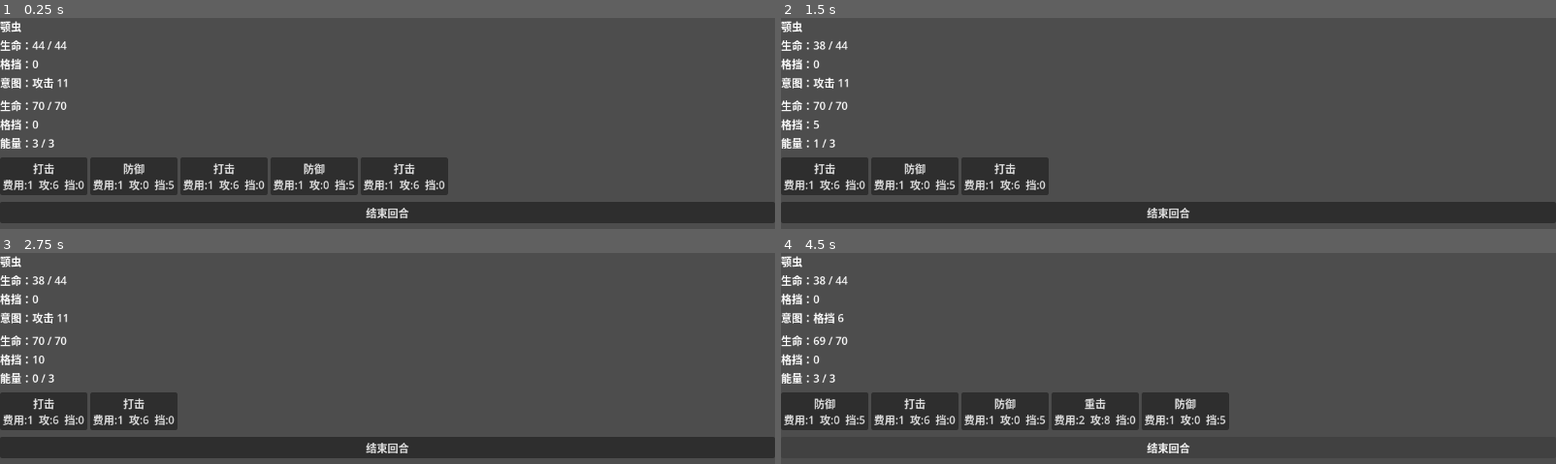
Above: before the commit, frames 1-4 (two rows, left to right).
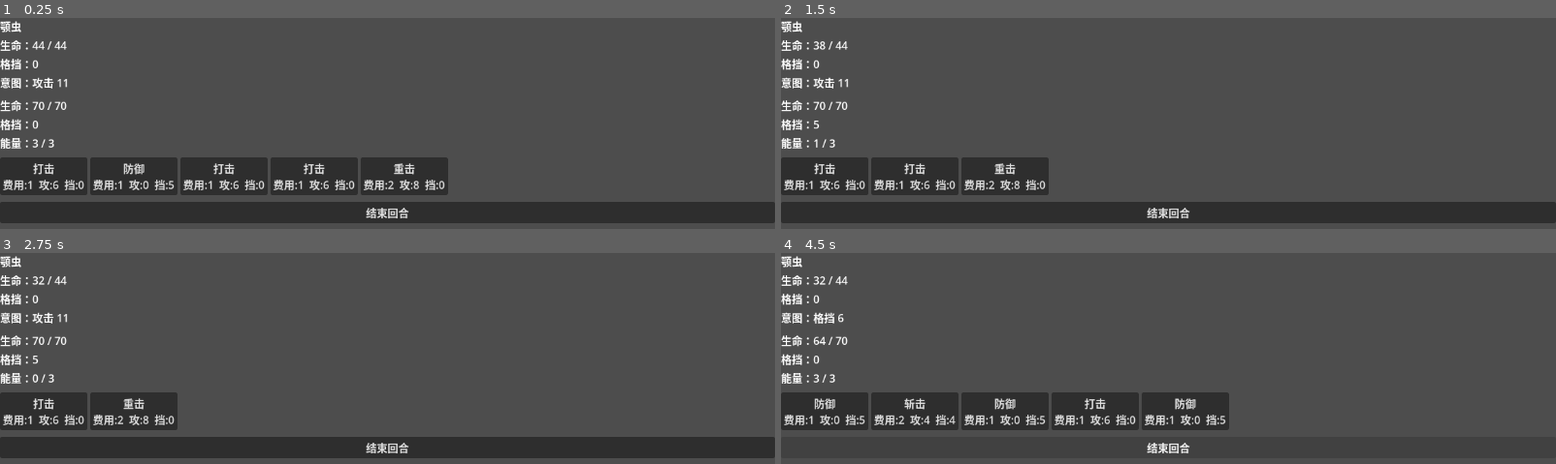
Above: after the commit, the same moments.

Repository: archer47-qingmei/AIGameTest2
Game: Godot game, scene res://combat/CombatScreen.tscn
Same seed, same stepped clock (60 frames per second), same inputs: the game is played once before the commit and once after it.
Inputs (mouse positions are in pixels of both pictures, inside the frame that each line leads up to):
- Up to frame 1 (0.25 s): no input
- Up to frame 2 (1.5 s): click "打击 费用:1 攻:6 挡:0" at 0.5 s; click "防御 费用:1 攻:0 挡:5" at 1.25 s
- Up to frame 3 (2.75 s): click (131, 411) at 2 s, where only the run before the commit has a clickable "防御 费用:1 攻:0 挡:5"
- Up to frame 4 (4.5 s): click "打击 费用:1 攻:6 挡:0" at 2.75 s; click (912, 411) at 3.5 s, where only the run after the commit has a clickable "重击 费用:2 攻:8 挡:0"; click "结束回合" at 4.25 s

The runs differ from the first frame. In frame 1, 0.2% of the frame differs, in the area x 39-55%, y 68-82%; in frame 2, 0.2%; in frame 3, 0.1%; in frame 4, 0.2%, in the area x 4-43%, y 11-82%.

Commit message:
feat: add slash card with dual damage+block effects

Diff:
--- a/CombatEngine.gd
+++ b/CombatEngine.gd
@@ -31,11 +31,13 @@
 	var strike: CardData = preload("res://data/cards/strike.tres")
 	var defend: CardData = preload("res://data/cards/defend.tres")
 	var bash: CardData = preload("res://data/cards/bash.tres")
+	var slash: CardData = preload("res://data/cards/slash.tres")
 	for i in 4:
 		_draw_pile.append(strike.duplicate())
 	for i in 4:
 		_draw_pile.append(defend.duplicate())
 	_draw_pile.append(bash.duplicate())
+	_draw_pile.append(slash.duplicate())
 
 	_draw_pile.shuffle()
 	_start_player_turn()
--- /dev/null
+++ b/data/cards/slash.tres
@@ -0,0 +1,20 @@
+[gd_resource type="Resource" script_class="CardData" load_steps=5 format=3]
+
+[ext_resource type="Script" uid="uid://13mprie5g221" path="res://CardData.gd" id="1_CardData"]
+[ext_resource type="Script" uid="uid://cxv8nrm4tp7dk" path="res://CardEffectData.gd" id="2_CardEffectData"]
+
+[sub_resource type="Resource" id="Effect_damage"]
+script = ExtResource("2_CardEffectData")
+type = "damage"
+value = 4
+
+[sub_resource type="Resource" id="Effect_block"]
+script = ExtResource("2_CardEffectData")
+type = "block"
+value = 4
+
+[resource]
+script = ExtResource("1_CardData")
+card_name = "斩击"
+cost = 2
+effects = [SubResource("Effect_damage"), SubResource("Effect_block")]
